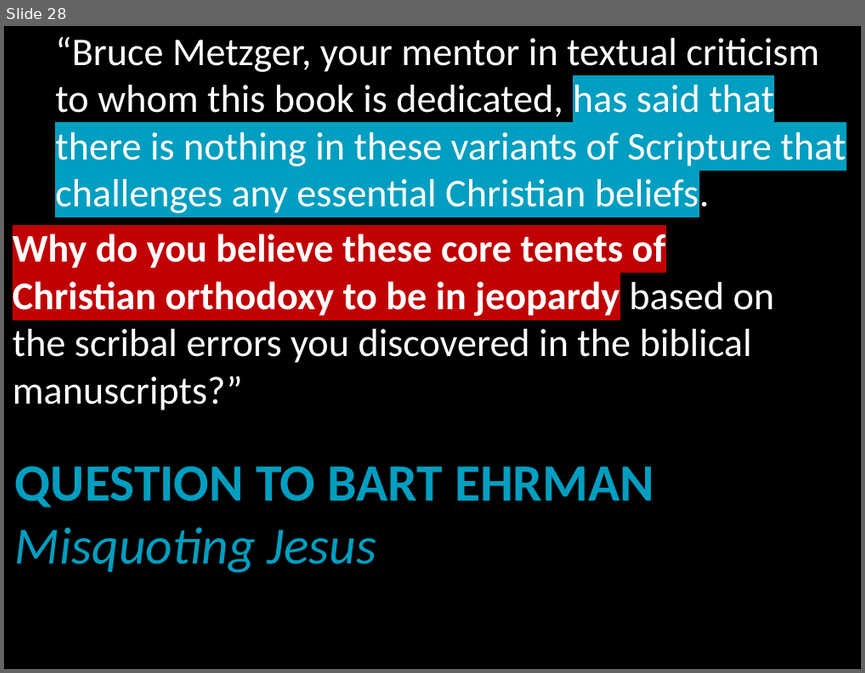
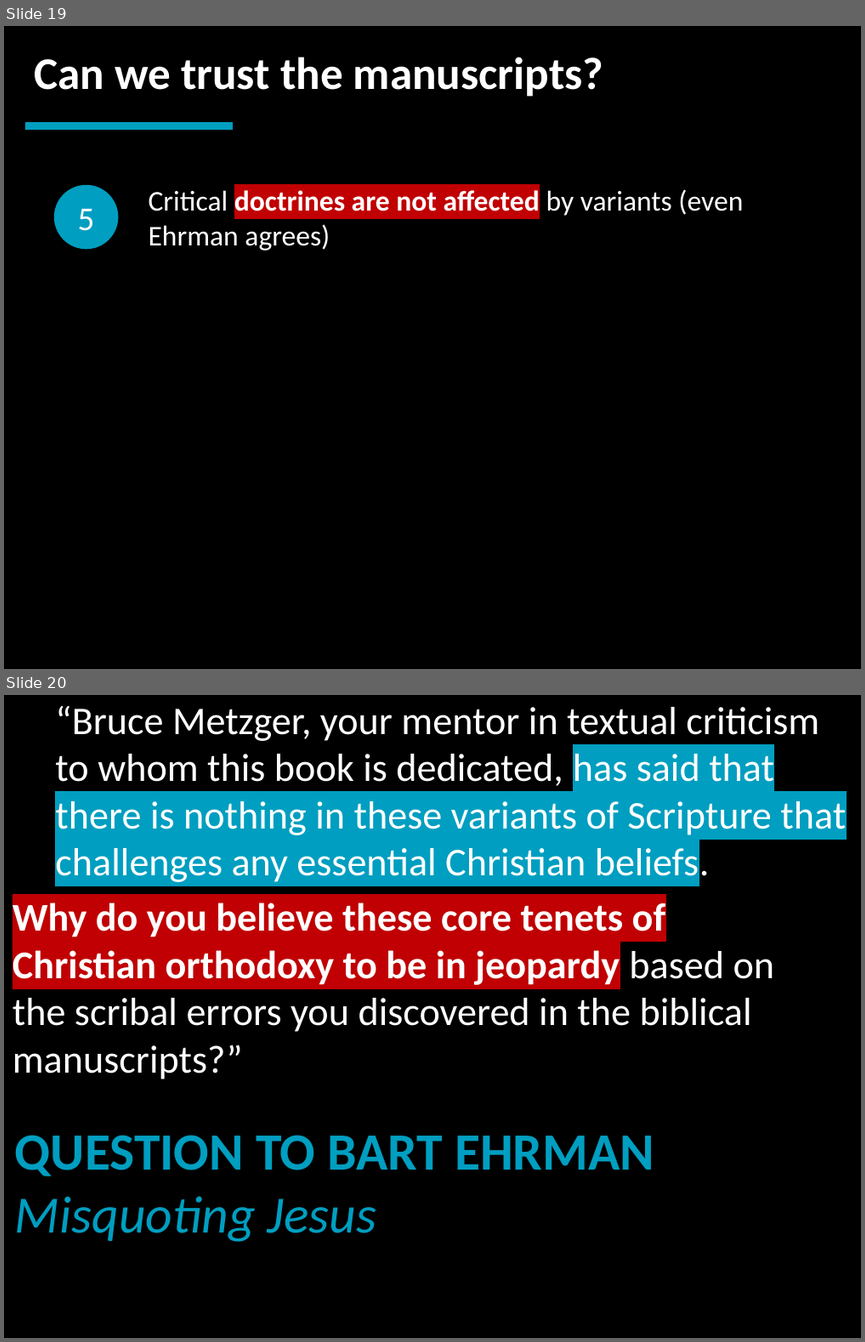
Before and after one commit to LukeMurphey/Ai1L, a slide deck: companion-website/public/files/22. Is the New Testament Corrupted.pptx. Shown one above the other, each under a label of ours: slide 28 before the commit, slides 19 and 20 after it. The pictures are 865x673 and 865x1342 pixels, drawn with LibreOffice and Linux fonts; fonts in the diff are those of the drawing. Boxes give left, top, right and bottom in pixels: in the first picture for what was removed or moved away, otherwise in the second. Text is boxed around its words. In the diff, an @@ line names an element or a change of style, - is before the commit and + after.

```diff
--- a/companion-website/public/files/22. Is the New Testament Corrupted.pptx
+++ b/companion-website/public/files/22. Is the New Testament Corrupted.pptx
@@ slide 19 added at [4,26,861,669], background #000000 @@
@@ text added at [34,57,604,97], 38 pt, text #FFFFFF, bold @@
+Can we trust the manuscripts?
@@ line added from (25, 126) to (233, 126), #009EC0 6 pt @@
@@ ellipse added at [53,184,118,249], fill #009EC0, 28 pt, text #FFFFFF @@
+5
@@ text added at [148,189,743,250], 24 pt, text #FFFFFF @@
+Critical doctrines are not affected by variants (even Ehrman agrees)
@@ what was slide 28 is now slide 20 @@
```
Also in this commit, not shown: 3 slides changed, 6 other slides added, 1 slide removed.
